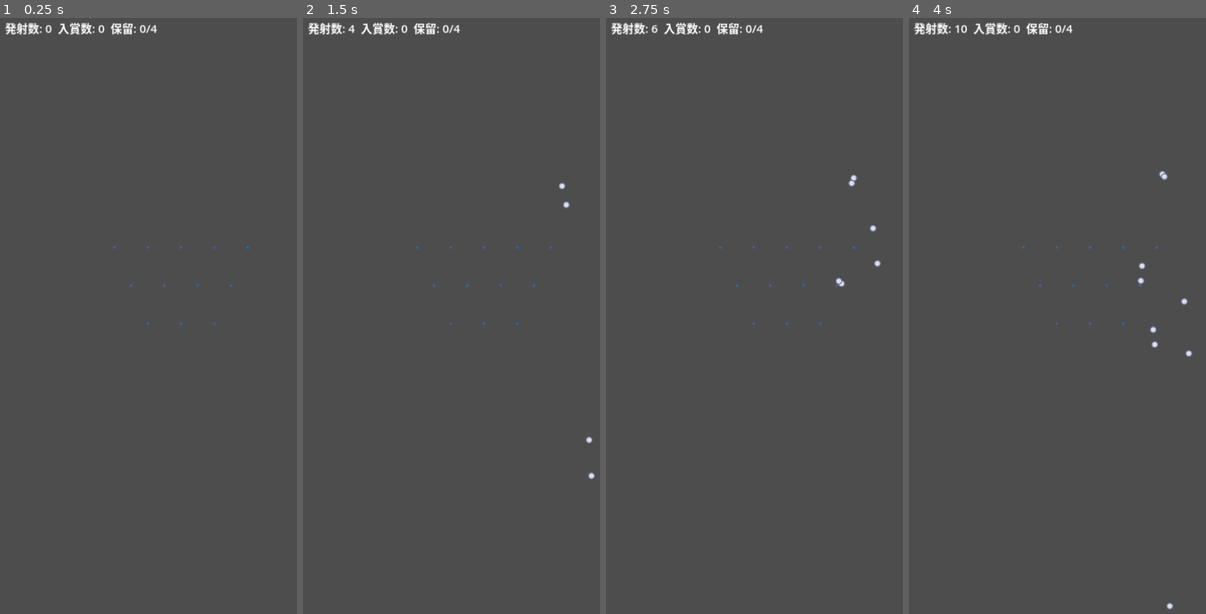
Above: before the commit, frames 1-4 (left to right).
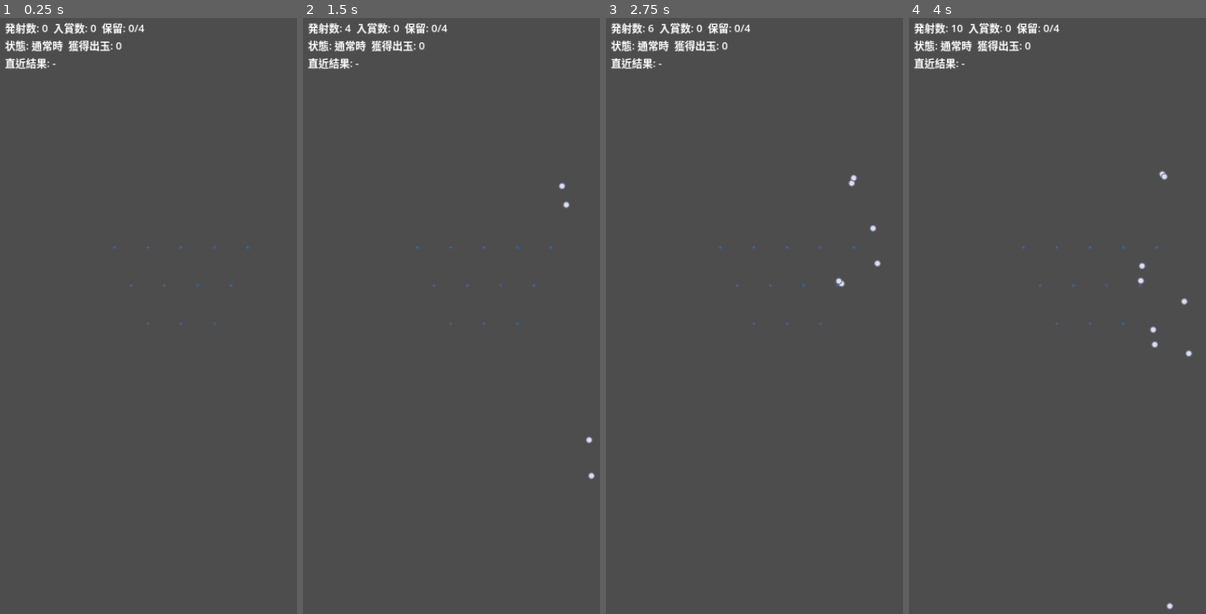
Above: after the commit, the same moments.

Repository: mtht90/crop
Game: Godot game, scene res://scenes/Main.tscn
Two runs of this game, one before a commit and one after it. Both use one fixed random seed, a clock stepped at 60 frames per second and the inputs below.
Inputs (mouse positions are in pixels of both pictures, inside the frame that each line leads up to):
- Up to frame 1 (0.25 s): no input
- Up to frame 2 (1.5 s): tap Enter at 0.5 s; move the mouse to (546, 286) at 0.52 s; hold Space (launch_ball) 0.53-1.28 s; click (546, 286) at 0.67 s; move the mouse to (401, 345) at 1.27 s; tap Space (launch_ball) at 1.35 s; click (401, 345) at 1.42 s
- Up to frame 3 (2.75 s): move the mouse to (807, 178) at 2.02 s; hold Space (launch_ball) from 2.03 s (still down); click (807, 178) at 2.17 s
- Up to frame 4 (4 s): move the mouse to (1057, 435) at 2.77 s; release Space (launch_ball) at 2.78 s; tap Space (launch_ball) at 2.85 s; click (1057, 435) at 2.92 s; move the mouse to (1179, 405) at 3.52 s; hold Space (launch_ball) from 3.53 s (still down); click (1179, 405) at 3.67 s

The runs differ from the first frame. In frame 1, 1.3% of the frame differs, in the area x 1-53%, y 0-9%; in frame 2, 1.3%; in frame 3, 1.3%; in frame 4, 1.3%, in the area x 1-56%, y 0-9%.

Commit message:
Phase 3: probability table, hold queue, spin/jackpot flow
Implement the "result decided first, presentation chosen later" pipeline
from the Phase -1 research as the actual class structure, not just docs:
- ProbabilityTable/JackpotTypeDef (Resource): denominators, round/weight/
  probability-zone-entry-chance per jackpot type, seedable RNG via
  LotterySystem for reproducible tests
- LotterySystem.draw() runs once at start-chucker entry; the LotteryResult
  is stored in a HoldSlot inside HoldQueue (max 4) untouched until spin
- SpinController drains the queue on a timer and only ever reports the
  already-decided result; JackpotController consumes it round-by-round,
  updates payout, and hands the probability-zone/time-short transition to
  GameState
- GameManager wires chucker entry -> lottery -> hold, and expands the
  debug label to show mode/time-short count/payout/last result

Round duration and per-round payout are still fixed placeholders pending
a physical attacker gate (documented as TODO, not silently approximated).

Co-Authored-By: Claude Sonnet 5 <noreply@anthropic.com>
Claude-Session: https://claude.ai/code/session_01Xa9hTTjiaH3qvi6Z4PM8ws

Diff:
--- /dev/null
+++ b/pachinko/resources/lottery/default_probability_table.tres
@@ -0,0 +1,35 @@
+[gd_resource type="Resource" script_class="ProbabilityTable" load_steps=6 format=3]
+
+[ext_resource type="Script" path="res://resources/lottery/probability_table.gd" id="1"]
+[ext_resource type="Script" path="res://resources/lottery/jackpot_type_def.gd" id="2"]
+
+[sub_resource type="Resource" id="JackpotTypeDef_4r"]
+script = ExtResource("2")
+id = "jackpot_4r"
+display_name = "通常大当たり(4R)"
+rounds = 4
+weight = 45.0
+probability_zone_entry_chance = 0.5
+
+[sub_resource type="Resource" id="JackpotTypeDef_8r"]
+script = ExtResource("2")
+id = "jackpot_8r"
+display_name = "通常大当たり(8R)"
+rounds = 8
+weight = 30.0
+probability_zone_entry_chance = 0.5
+
+[sub_resource type="Resource" id="JackpotTypeDef_16r"]
+script = ExtResource("2")
+id = "jackpot_16r_kakuhen"
+display_name = "確変大当たり(16R)"
+rounds = 16
+weight = 25.0
+probability_zone_entry_chance = 1.0
+
+[resource]
+script = ExtResource("1")
+normal_jackpot_denominator = 319
+high_jackpot_denominator = 99
+time_short_count = 100
+jackpot_types = Array[ExtResource("2")]([SubResource("JackpotTypeDef_4r"), SubResource("JackpotTypeDef_8r"), SubResource("JackpotTypeDef_16r")])
--- /dev/null
+++ b/pachinko/resources/lottery/jackpot_type_def.gd
@@ -0,0 +1,15 @@
+@tool
+class_name JackpotTypeDef
+extends Resource
+
+## 大当たり種別1つ分の定義。ScriptableObject相当のGodot Resource。
+
+@export var id: String = ""
+@export var display_name: String = ""
+@export_range(1, 32) var rounds: int = 4
+## 大当たり種別抽選での相対重み(絶対確率ではない)
+@export_range(0.0, 100.0) var weight: float = 1.0
+## この種別に当選した場合に確変(高確率状態)へ突入する確率(0.0〜1.0)。
+## 昇格演出等で"あとから見せる"としても、内部的な当落自体は大当たり確定と同時に決定する
+## (Phase -1リサーチの「結果先決め」原則に従う)。
+@export_range(0.0, 1.0, 0.01) var probability_zone_entry_chance: float = 0.5
--- /dev/null
+++ b/pachinko/resources/lottery/probability_table.gd
@@ -0,0 +1,36 @@
+@tool
+class_name ProbabilityTable
+extends Resource
+
+## 確率設計をまとめたテーブル。3.2節の仮パラメータに対応する。
+## シード固定のRNGと組み合わせて使うことでテスト可能な抽選にする(LotterySystem参照)。
+
+## 通常時の大当たり確率の分母(例: 1/319 → 319)
+@export_range(1, 2000) var normal_jackpot_denominator: int = 319
+## 確変中の大当たり確率の分母(例: 1/99 → 99)
+@export_range(1, 2000) var high_jackpot_denominator: int = 99
+## 時短回数
+@export_range(1, 300) var time_short_count: int = 100
+## 大当たり時に選ばれる種別(ラウンド数・確変突入率)の一覧
+@export var jackpot_types: Array[JackpotTypeDef] = []
+
+func total_weight() -> float:
+	var total: float = 0.0
+	for jt in jackpot_types:
+		total += jt.weight
+	return total
+
+## 重み付き抽選で大当たり種別を1つ選ぶ。jackpot_typesが空の場合はnullを返す。
+func draw_jackpot_type(rng: RandomNumberGenerator) -> JackpotTypeDef:
+	if jackpot_types.is_empty():
+		return null
+	var total: float = total_weight()
+	if total <= 0.0:
+		return jackpot_types[0]
+	var roll: float = rng.randf() * total
+	var cumulative: float = 0.0
+	for jt in jackpot_types:
+		cumulative += jt.weight
+		if roll < cumulative:
+			return jt
+	return jackpot_types[jackpot_types.size() - 1]
--- a/pachinko/scenes/Main.tscn
+++ b/pachinko/scenes/Main.tscn
@@ -7,6 +7,8 @@
 [ext_resource type="PackedScene" path="res://scenes/Ball.tscn" id="5"]
 [ext_resource type="PhysicsMaterial" path="res://resources/wall_physics_material.tres" id="6"]
 [ext_resource type="Script" path="res://scripts/PegBoard.gd" id="7"]
+[ext_resource type="Script" path="res://scripts/lottery/SpinController.gd" id="8"]
+[ext_resource type="Script" path="res://scripts/lottery/JackpotController.gd" id="9"]
 
 [sub_resource type="RectangleShape2D" id="RectangleShape2D_left"]
 size = Vector2(10, 1150)
@@ -94,13 +96,19 @@
 script = ExtResource("2")
 ball_scene = ExtResource("5")
 
+[node name="SpinController" type="Node" parent="."]
+script = ExtResource("8")
+
+[node name="JackpotController" type="Node" parent="."]
+script = ExtResource("9")
+
 [node name="UI" type="CanvasLayer" parent="."]
 
 [node name="DebugLabel" type="Label" parent="UI"]
 offset_left = 20.0
 offset_top = 20.0
 offset_right = 700.0
-offset_bottom = 60.0
-theme_override_font_sizes/font_size = 24
+offset_bottom = 140.0
+theme_override_font_sizes/font_size = 22
 theme_override_colors/font_color = Color(1, 1, 1, 1)
 text = "発射数: 0  入賞数: 0  保留: 0/4"
--- a/pachinko/scripts/GameManager.gd
+++ b/pachinko/scripts/GameManager.gd
@@ -1,21 +1,47 @@
 extends Node2D
 
-## Phase 1 最小盤面のゲームループ。玉発射→釘反射→始動チャッカー入賞→保留加算までを
-## 実際に動く形で検証するためのプロトタイプ用マネージャー。
-## 抽選ロジック・演出テーブルはPhase 3/4で本実装する。
+## 盤面全体のゲームループ:
+## 玉発射→釘反射→始動チャッカー入賞(結果先決め)→保留→変動消化→大当たり判定/ラウンド管理
+## 演出(リーチ/SPリーチ/カットイン等)はPhase4で本実装する。ここではロジックのみを
+## デバッグラベルで可視化する。
 
-const MAX_HOLD: int = 4
+const MAX_HOLD: int = HoldQueue.MAX_SIZE
+
+@export var probability_table: ProbabilityTable = preload("res://resources/lottery/default_probability_table.tres")
+## -1ならランダムシード。固定値を入れると抽選結果を再現可能にできる(3.2節の要件)。
+@export var lottery_seed: int = -1
 
 @onready var launcher: Node2D = $Launcher
 @onready var start_chucker: Area2D = $Board/StartChucker
 @onready var debug_label: Label = $UI/DebugLabel
+@onready var spin_controller: SpinController = $SpinController
+@onready var jackpot_controller: JackpotController = $JackpotController
 
-var hold_count: int = 0
+var game_state: GameState
+var lottery_system: LotterySystem
+var hold_queue: HoldQueue
+
 var total_launched: int = 0
 var total_entered: int = 0
+var last_result_text: String = "-"
+var round_status_text: String = ""
 
 func _ready() -> void:
+	game_state = GameState.new()
+	lottery_system = LotterySystem.new(probability_table, lottery_seed)
+	hold_queue = HoldQueue.new()
+
+	spin_controller.configure(hold_queue)
+	jackpot_controller.configure(game_state, probability_table, spin_controller)
+
 	start_chucker.entered.connect(_on_chucker_entered)
+	game_state.mode_changed.connect(_on_mode_changed)
+	spin_controller.spin_started.connect(_on_spin_started)
+	spin_controller.spin_resolved.connect(_on_spin_resolved)
+	jackpot_controller.round_started.connect(_on_round_started)
+	jackpot_controller.round_finished.connect(_on_round_finished)
+	jackpot_controller.jackpot_finished.connect(_on_jackpot_finished)
+
 	_update_debug_label()
 
 func _unhandled_input(event: InputEvent) -> void:
@@ -29,13 +55,54 @@
 
 func _on_chucker_entered(_ball: Node) -> void:
 	total_entered += 1
-	if hold_count < MAX_HOLD:
-		hold_count += 1
+	if not hold_queue.is_full():
+		# 結果先決め: 入賞した瞬間のモードで抽選し、変動が来るまで結果を保留に保存する。
+		var result: LotteryResult = lottery_system.draw(game_state.mode)
+		hold_queue.try_enqueue(HoldSlot.new(result))
 	_update_debug_label()
+
+func _on_mode_changed(_new_mode: GameMode.Mode) -> void:
+	_update_debug_label()
+
+func _on_spin_started(_result: LotteryResult) -> void:
+	last_result_text = "変動中..."
+	_update_debug_label()
+
+func _on_spin_resolved(result: LotteryResult) -> void:
+	last_result_text = "大当たり!" if result.is_jackpot else "ハズレ"
+	jackpot_controller.handle_spin_resolved(result)
+	_update_debug_label()
+
+func _on_round_started(round_index: int, total_rounds: int) -> void:
+	round_status_text = "R%d/%d 消化中" % [round_index, total_rounds]
+	_update_debug_label()
+
+func _on_round_finished(_round_index: int, _payout_balls: int) -> void:
+	_update_debug_label()
+
+func _on_jackpot_finished(result: LotteryResult) -> void:
+	round_status_text = ""
+	var zone_text: String = "確変突入" if result.enters_probability_zone else "時短突入"
+	last_result_text = "大当たり終了(%s)" % zone_text
+	_update_debug_label()
+
+func _mode_display_name() -> String:
+	match game_state.mode:
+		GameMode.Mode.PROBABILITY_ZONE:
+			return "確変中"
+		GameMode.Mode.TIME_SHORT:
+			return "時短中(残%d)" % game_state.time_short_remaining
+		_:
+			return "通常時"
 
 func _update_debug_label() -> void:
 	if debug_label == null:
 		return
-	debug_label.text = "発射数: %d  入賞数: %d  保留: %d/%d" % [
-		total_launched, total_entered, hold_count, MAX_HOLD
+	var lines: PackedStringArray = [
+		"発射数: %d  入賞数: %d  保留: %d/%d" % [
+			total_launched, total_entered, hold_queue.size() if hold_queue else 0, MAX_HOLD
+		],
+		"状態: %s  獲得出玉: %d" % [_mode_display_name(), game_state.total_payout_balls if game_state else 0],
+		"直近結果: %s  %s" % [last_result_text, round_status_text],
 	]
+	debug_label.text = "\n".join(lines)
--- /dev/null
+++ b/pachinko/scripts/lottery/GameMode.gd
@@ -0,0 +1,9 @@
+class_name GameMode
+extends RefCounted
+
+## ゲーム状態(確率モード)の列挙。GameState/LotteryResult双方から参照する共有定義。
+enum Mode {
+	NORMAL,          ## 通常時
+	TIME_SHORT,      ## 時短中(通常確率のまま変動時間のみ短縮)
+	PROBABILITY_ZONE ## 確変中(高確率)
+}
--- /dev/null
+++ b/pachinko/scripts/lottery/GameState.gd
@@ -0,0 +1,33 @@
+class_name GameState
+extends RefCounted
+
+## 確率モード(通常/時短/確変)と付随カウンタを保持する。
+
+signal mode_changed(new_mode: GameMode.Mode)
+
+var mode: GameMode.Mode = GameMode.Mode.NORMAL
+var time_short_remaining: int = 0
+var total_payout_balls: int = 0
+
+func set_mode(new_mode: GameMode.Mode) -> void:
+	if mode == new_mode:
+		return
+	mode = new_mode
+	mode_changed.emit(new_mode)
+
+## 大当たりに当選しなかった変動を1回消化した時に呼ぶ。時短の残り回数を減らし、
+## 0になれば通常時へ復帰する。確変中(回数無制限のST仕様)はここでは減算しない。
+func on_spin_resolved_without_jackpot() -> void:
+	if mode == GameMode.Mode.TIME_SHORT:
+		time_short_remaining -= 1
+		if time_short_remaining <= 0:
+			set_mode(GameMode.Mode.NORMAL)
+
+## 大当たり終了後の状態遷移。確変突入なら確変へ、そうでなければ時短へ移行する。
+func apply_jackpot_result(entered_probability_zone: bool, time_short_count: int) -> void:
+	if entered_probability_zone:
+		set_mode(GameMode.Mode.PROBABILITY_ZONE)
+		time_short_remaining = 0
+	else:
+		time_short_remaining = time_short_count
+		set_mode(GameMode.Mode.TIME_SHORT)
--- /dev/null
+++ b/pachinko/scripts/lottery/HoldQueue.gd
@@ -0,0 +1,31 @@
+class_name HoldQueue
+extends RefCounted
+
+## 保留(最大4)を管理するFIFOキュー。
+
+signal hold_added(count: int)
+signal hold_removed(count: int)
+
+const MAX_SIZE: int = 4
+
+var slots: Array[HoldSlot] = []
+
+func is_full() -> bool:
+	return slots.size() >= MAX_SIZE
+
+func size() -> int:
+	return slots.size()
+
+func try_enqueue(slot: HoldSlot) -> bool:
+	if is_full():
+		return false
+	slots.append(slot)
+	hold_added.emit(slots.size())
+	return true
+
+func dequeue() -> HoldSlot:
+	if slots.is_empty():
+		return null
+	var slot: HoldSlot = slots.pop_front()
+	hold_removed.emit(slots.size())
+	return slot
--- /dev/null
+++ b/pachinko/scripts/lottery/HoldSlot.gd
@@ -0,0 +1,9 @@
+class_name HoldSlot
+extends RefCounted
+
+## 保留1個分。入賞時点で確定させたLotteryResultを、変動が消化されるまで保持する。
+
+var lottery_result: LotteryResult
+
+func _init(p_lottery_result: LotteryResult) -> void:
+	lottery_result = p_lottery_result
--- /dev/null
+++ b/pachinko/scripts/lottery/JackpotController.gd
@@ -0,0 +1,50 @@
+class_name JackpotController
+extends Node
+
+## 大当たり中のラウンド管理(3.1節ステップ7)。
+## TODO(Phase4/6): 現状はラウンド時間・出玉を固定値で近似している。実機同様に
+## 物理的なアタッカー(大入賞口)の開閉と実際の入賞球数で出玉を決めるようにするには、
+## Board側にAttacker用のArea2Dとゲート開閉アニメーションを追加する必要がある。
+
+signal jackpot_started(result: LotteryResult)
+signal round_started(round_index: int, total_rounds: int)
+signal round_finished(round_index: int, payout_balls: int)
+signal jackpot_finished(result: LotteryResult)
+
+@export var round_duration_sec: float = 1.5
+@export var payout_per_round: int = 75
+
+var game_state: GameState
+var probability_table: ProbabilityTable
+var spin_controller: SpinController
+
+func configure(p_game_state: GameState, p_table: ProbabilityTable, p_spin_controller: SpinController) -> void:
+	game_state = p_game_state
+	probability_table = p_table
+	spin_controller = p_spin_controller
+
+func handle_spin_resolved(result: LotteryResult) -> void:
+	if result.is_jackpot:
+		_run_jackpot(result)
+	else:
+		game_state.on_spin_resolved_without_jackpot()
+
+func _run_jackpot(result: LotteryResult) -> void:
+	spin_controller.paused = true
+	jackpot_started.emit(result)
+
+	var total_rounds: int = 0
+	if result.jackpot_type != null:
+		total_rounds = result.jackpot_type.rounds
+
+	for round_index in range(1, total_rounds + 1):
+		round_started.emit(round_index, total_rounds)
+		await get_tree().create_timer(round_duration_sec).timeout
+		game_state.total_payout_balls += payout_per_round
+		round_finished.emit(round_index, payout_per_round)
+
+	game_state.apply_jackpot_result(result.enters_probability_zone, probability_table.time_short_count)
+	jackpot_finished.emit(result)
+
+	spin_controller.paused = false
+	spin_controller.try_advance()
--- /dev/null
+++ b/pachinko/scripts/lottery/LotteryResult.gd
@@ -0,0 +1,10 @@
+class_name LotteryResult
+extends RefCounted
+
+## 1回の変動に対応する「結果先決め」データ。保留に入賞した瞬間に確定させ、
+## 変動が実際に消化されるまでそのまま保持する(Phase -1リサーチの処理順序原則)。
+
+var is_jackpot: bool = false
+var jackpot_type: JackpotTypeDef = null
+var enters_probability_zone: bool = false
+var drawn_in_mode: GameMode.Mode = GameMode.Mode.NORMAL
--- /dev/null
+++ b/pachinko/scripts/lottery/LotterySystem.gd
@@ -0,0 +1,36 @@
+class_name LotterySystem
+extends RefCounted
+
+## 内部抽選(主基板相当)。演出選択(サブ基板相当)は一切知らない・関与しない。
+## Phase -1リサーチ原則: 「結果を先に確定させ、演出はあとから選ぶ」を守るため、
+## LotterySystemは常にHold入賞時点で1回だけ呼ばれ、結果はLotteryResultとして
+## 保留に保存される。演出テーブル(Phase4)はこの確定済み結果を後から参照するだけで、
+## 逆に演出側から抽選結果を書き換えることは出来ない設計にする。
+
+var table: ProbabilityTable
+var rng: RandomNumberGenerator
+
+func _init(p_table: ProbabilityTable, seed_value: int = -1) -> void:
+	table = p_table
+	rng = RandomNumberGenerator.new()
+	if seed_value >= 0:
+		rng.seed = seed_value
+	else:
+		rng.randomize()
+
+func draw(current_mode: GameMode.Mode) -> LotteryResult:
+	var denominator: int = table.normal_jackpot_denominator
+	if current_mode == GameMode.Mode.PROBABILITY_ZONE:
+		denominator = table.high_jackpot_denominator
+
+	var result := LotteryResult.new()
+	result.drawn_in_mode = current_mode
+	result.is_jackpot = rng.randi_range(1, denominator) == 1
+
+	if result.is_jackpot:
+		var jt := table.draw_jackpot_type(rng)
+		result.jackpot_type = jt
+		if jt != null:
+			result.enters_probability_zone = rng.randf() < jt.probability_zone_entry_chance
+
+	return result
--- /dev/null
+++ b/pachinko/scripts/lottery/SpinController.gd
@@ -0,0 +1,42 @@
+class_name SpinController
+extends Node
+
+## 変動フロー(3.1節ステップ4-5相当)。保留を1つ消化し、変動時間だけ待ってから結果を通知する。
+## 変動中に選ばれる演出(リーチ/SPリーチ等)によって実際の変動時間は変わるべきだが、
+## それはPhase4の演出テーブルの仕事なので、ここでは固定時間のプレースホルダーとする。
+
+signal spin_started(result: LotteryResult)
+signal spin_resolved(result: LotteryResult)
+
+## TODO(Phase4): 演出選択の結果(リーチ有無・SPリーチ種別)に応じて可変にする
+@export var spin_duration_sec: float = 3.0
+
+var hold_queue: HoldQueue
+var is_spinning: bool = false
+var paused: bool = false
+
+func configure(p_hold_queue: HoldQueue) -> void:
+	hold_queue = p_hold_queue
+	hold_queue.hold_added.connect(_on_hold_added)
+
+func _on_hold_added(_count: int) -> void:
+	try_advance()
+
+func try_advance() -> void:
+	if is_spinning or paused:
+		return
+	if hold_queue == null or hold_queue.size() == 0:
+		return
+	var slot: HoldSlot = hold_queue.dequeue()
+	if slot == null:
+		return
+	is_spinning = true
+	var result: LotteryResult = slot.lottery_result
+	spin_started.emit(result)
+	var timer: SceneTreeTimer = get_tree().create_timer(spin_duration_sec)
+	timer.timeout.connect(_on_spin_timeout.bind(result))
+
+func _on_spin_timeout(result: LotteryResult) -> void:
+	is_spinning = false
+	spin_resolved.emit(result)
+	try_advance()
Not shown: 1 places in pachinko/scenes/Main.tscn that only renumber resources
Not shown, added: pachinko/docs/phase3-lottery.md
